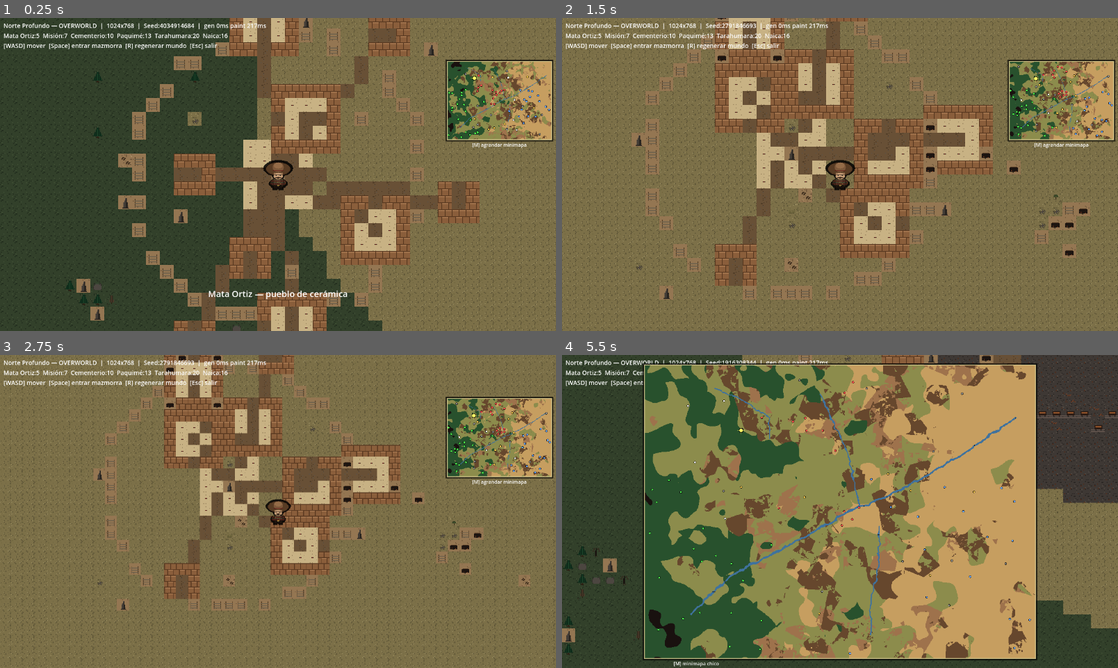
Above: before the commit, frames 1-4 (two rows, left to right).
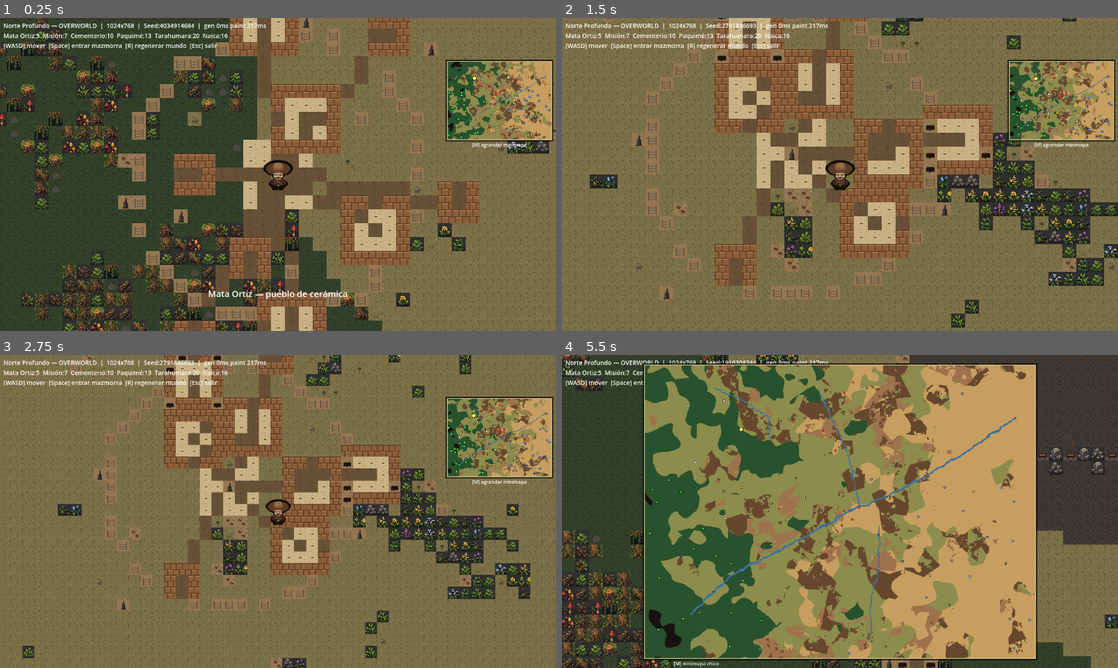
Above: after the commit, the same moments.

Repository: LF-Dguez/ludic2026polloRapi
Game: Godot game, scene res://scenes/Main.tscn
The game is run twice, just before and just after one commit, with the same random seed, the same clock (stepped at 60 frames per second) and the same inputs.
Inputs (mouse positions are in pixels of both pictures, inside the frame that each line leads up to):
- Up to frame 1 (0.25 s): no input
- Up to frame 2 (1.5 s): tap Enter at 0.5 s; move the mouse to (962, 158) at 0.52 s; hold D 0.53-1.28 s; tap R at 0.6 s; tap Space at 0.77 s; move the mouse to (728, 190) at 1.27 s; hold S from 1.28 s (still down); tap Backspace at 1.35 s
- Up to frame 3 (2.75 s): tap Space at 1.52, 2 s; move the mouse to (333, 442) at 2.02 s; release S at 2.03 s; hold D from 2.03 s (still down); tap Q at 2.1 s
- Up to frame 4 (5.5 s): tap Enter at 2.75 s; move the mouse to (812, 574) at 2.77 s; release D at 2.78 s; hold W 2.78-3.53 s; tap E at 2.85 s; tap Space at 3.02, 3.77, 4.52 s; move the mouse to (1006, 558) at 3.52 s; hold A 3.53-5.03 s; tap M at 3.6 s; move the mouse to (673, 464) at 4.27 s; tap R at 4.35 s; move the mouse to (867, 511) at 5.02 s; hold S from 5.03 s (still down); tap Backspace at 5.1 s

The runs differ from the first frame. In frame 1, 8.3% of the frame differs, in the area x 0-100%, y 0-100%; in frame 2, 7.2%; in frame 3, 6.7%; in frame 4, 8.8%.

Commit message:
Add: afuera.png vegetation atlas as 3rd overworld source
- Atlas afuera.png (1358x1158) procesado a 11x10 grid de 16x16 tiles → afuera_clean.png.
- Main.gd: agregado SRC_AFUERA=2 al overworld TileSet (3 sources ahora).
- Overworld.gd: BIOME_DECORS reemplaza pinos hand-drawn por bases de árboles
  reales del nuevo atlas. SIERRA con bosque denso (árboles, arbustos, hongos,
  tocones). LLANOS con flores variadas (azul/morada/blanca/amarilla) + arbustos.
  DESIERTO con matorrales secos. BARRANCA/MINERO con rocas grandes.
- DECOR_PROBS subido: SIERRA 0.28→0.45, LLANOS 0.20→0.35, MESA 0.12→0.18.
- Player.gd: árboles (row 5 cols 0-5) y rocas grandes (row 8 cols 3-6) marcados
  como impasables en src 2. Arbustos/flores/hongos/tocones siguen passable.
- tools/process_afuera.py: con near-black→transparent threshold para separar
  decoración del fondo negro del atlas original.

Co-Authored-By: Claude Opus 4.7 (1M context) <noreply@anthropic.com>

Diff:
--- a/scripts/Main.gd
+++ b/scripts/Main.gd
@@ -25,6 +25,8 @@
 const ATLAS_OVERWORLD_ROWS := 6
 const ATLAS_DESERT_COLS := 8
 const ATLAS_DESERT_ROWS := 8
+const ATLAS_AFUERA_COLS := 11
+const ATLAS_AFUERA_ROWS := 10
 const ATLAS_PAQUIME_COLS := 4
 const ATLAS_PAQUIME_ROWS := 4
 const ATLAS_CAVE_COLS := 8
@@ -174,6 +176,15 @@
 		for y in range(ATLAS_DESERT_ROWS):
 			src1.create_tile(Vector2i(x, y))
 	ts.add_source(src1, 1)
+
+	# Source 2: afuera_clean.png (vegetación: árboles, arbustos, flores, rocas, hongos)
+	var src2 := TileSetAtlasSource.new()
+	src2.texture = _load_texture("res://art/tiles/afuera_clean.png")
+	src2.texture_region_size = Vector2i(TILE_SOURCE, TILE_SOURCE)
+	for x in range(ATLAS_AFUERA_COLS):
+		for y in range(ATLAS_AFUERA_ROWS):
+			src2.create_tile(Vector2i(x, y))
+	ts.add_source(src2, 2)
 
 	return ts
 
--- a/scripts/Overworld.gd
+++ b/scripts/Overworld.gd
@@ -7,6 +7,7 @@
 # Source IDs (orden de adds al TileSet)
 const SRC_OVERWORLD := 0
 const SRC_DESERT := 1
+const SRC_AFUERA := 2  # Atlas vegetación (afuera_clean.png 11x10)
 
 enum Biome {
 	DESIERTO, LLANOS, SIERRA, BARRANCA, MINERO, RIO, MESA, PICO,
@@ -29,56 +30,112 @@
 	Biome.PICO:     {"src": SRC_OVERWORLD, "atlas": Vector2i(0, 5)},
 }
 
-# Decoraciones por bioma
+# Decoraciones por bioma — ahora con vegetación del atlas "afuera" (SRC_AFUERA)
+# afuera_clean.png layout (11 cols x 10 rows):
+#   row 5 cols 0-5: BASES DE ÁRBOL grandes (IMPASABLES — ver Player.gd)
+#   row 5 cols 6-10: troncos caídos / ramas
+#   row 6 cols 0-7: arbustos verdes
+#   row 6 cols 7-10: arbustos secos
+#   row 7 cols 0-2: hongos rojos
+#   row 7 cols 4-10: flores (rojas, azules, moradas, blancas, amarillas)
+#   row 8 cols 0-2: matorrales secos
+#   row 8 cols 3-6: rocas grandes (IMPASABLES)
+#   row 8 cols 7-9: tocones
+#   row 9 cols 0-10: hojas, ramas pequeñas
 const BIOME_DECORS := {
 	Biome.DESIERTO: [
-		# Variantes del nuevo atlas dorado (rows 0-3 = stone fill)
+		# Variantes del atlas dorado
 		{"src": SRC_DESERT, "atlas": Vector2i(1, 0)},
 		{"src": SRC_DESERT, "atlas": Vector2i(2, 0)},
 		{"src": SRC_DESERT, "atlas": Vector2i(3, 0)},
 		{"src": SRC_DESERT, "atlas": Vector2i(0, 1)},
 		{"src": SRC_DESERT, "atlas": Vector2i(1, 1)},
 		{"src": SRC_DESERT, "atlas": Vector2i(2, 1)},
-		{"src": SRC_DESERT, "atlas": Vector2i(0, 2)},
-		{"src": SRC_DESERT, "atlas": Vector2i(1, 2)},
-		# + decoraciones atmosféricas del atlas viejo
+		# Decor atmosféricos del atlas viejo
 		{"src": SRC_OVERWORLD, "atlas": Vector2i(2, 0)},  # sotol
 		{"src": SRC_OVERWORLD, "atlas": Vector2i(3, 0)},  # lechuguilla
-		{"src": SRC_OVERWORLD, "atlas": Vector2i(4, 0)},  # calavera
+		{"src": SRC_OVERWORLD, "atlas": Vector2i(4, 0)},  # calavera vaca
 		{"src": SRC_OVERWORLD, "atlas": Vector2i(6, 0)},  # cactus muerto
 		{"src": SRC_OVERWORLD, "atlas": Vector2i(7, 0)},  # huesos
 		{"src": SRC_OVERWORLD, "atlas": Vector2i(1, 5)},  # cardón
-		{"src": SRC_OVERWORLD, "atlas": Vector2i(2, 5)},  # rancho quemado
-		{"src": SRC_OVERWORLD, "atlas": Vector2i(7, 5)},  # monolito
+		# Vegetación seca/dura del atlas afuera (matorrales y ramas secas)
+		{"src": SRC_AFUERA, "atlas": Vector2i(0, 8)},  # matorral seco
+		{"src": SRC_AFUERA, "atlas": Vector2i(1, 8)},  # matorral seco 2
+		{"src": SRC_AFUERA, "atlas": Vector2i(2, 8)},  # matorral seco 3
+		{"src": SRC_AFUERA, "atlas": Vector2i(7, 6)},  # arbusto seco
+		{"src": SRC_AFUERA, "atlas": Vector2i(8, 6)},  # arbusto seco 2
+		{"src": SRC_AFUERA, "atlas": Vector2i(3, 8)},  # roca pequeña
+		{"src": SRC_AFUERA, "atlas": Vector2i(4, 8)},  # roca pequeña 2
 	],
 	Biome.LLANOS: [
 		{"src": SRC_OVERWORLD, "atlas": Vector2i(1, 1)},  # mezquite
 		{"src": SRC_OVERWORLD, "atlas": Vector2i(2, 1)},  # pasto alto
 		{"src": SRC_OVERWORLD, "atlas": Vector2i(3, 5)},  # alambrada
 		{"src": SRC_OVERWORLD, "atlas": Vector2i(4, 5)},  # fogata
-		{"src": SRC_OVERWORLD, "atlas": Vector2i(2, 5)},  # rancho quemado
 		{"src": SRC_OVERWORLD, "atlas": Vector2i(6, 5)},  # huellas
+		# Vegetación llanos del atlas afuera
+		{"src": SRC_AFUERA, "atlas": Vector2i(0, 6)},  # arbusto verde
+		{"src": SRC_AFUERA, "atlas": Vector2i(1, 6)},  # arbusto verde 2
+		{"src": SRC_AFUERA, "atlas": Vector2i(2, 6)},  # arbusto verde 3
+		{"src": SRC_AFUERA, "atlas": Vector2i(3, 6)},  # arbusto verde 4
+		{"src": SRC_AFUERA, "atlas": Vector2i(4, 6)},  # arbusto verde 5
+		{"src": SRC_AFUERA, "atlas": Vector2i(5, 6)},  # arbusto verde 6
+		# Flores variadas
+		{"src": SRC_AFUERA, "atlas": Vector2i(4, 7)},  # flores azules
+		{"src": SRC_AFUERA, "atlas": Vector2i(5, 7)},  # flores moradas
+		{"src": SRC_AFUERA, "atlas": Vector2i(6, 7)},  # flores rosas
+		{"src": SRC_AFUERA, "atlas": Vector2i(7, 7)},  # flores blancas
+		{"src": SRC_AFUERA, "atlas": Vector2i(8, 7)},  # flores azules 2
+		{"src": SRC_AFUERA, "atlas": Vector2i(9, 7)},  # flores amarillas
+		{"src": SRC_AFUERA, "atlas": Vector2i(10, 7)}, # flores amarillas 2
+		{"src": SRC_AFUERA, "atlas": Vector2i(3, 8)},  # roca pequeña
 	],
 	Biome.SIERRA: [
-		{"src": SRC_OVERWORLD, "atlas": Vector2i(4, 1)},  # pino
-		{"src": SRC_OVERWORLD, "atlas": Vector2i(5, 1)},  # pino seco
-		{"src": SRC_OVERWORLD, "atlas": Vector2i(6, 1)},  # roca
-		{"src": SRC_OVERWORLD, "atlas": Vector2i(7, 1)},  # árbol muerto
-		{"src": SRC_OVERWORLD, "atlas": Vector2i(7, 5)},  # monolito
+		{"src": SRC_OVERWORLD, "atlas": Vector2i(6, 1)},  # roca sierra (impasable, mantiene)
+		# ÁRBOLES REALES (impasables) — reemplazan los pinos verde-triángulo que yo dibujé
+		{"src": SRC_AFUERA, "atlas": Vector2i(0, 5)},  # árbol grande 1
+		{"src": SRC_AFUERA, "atlas": Vector2i(1, 5)},  # árbol grande 2
+		{"src": SRC_AFUERA, "atlas": Vector2i(2, 5)},  # árbol grande 3
+		{"src": SRC_AFUERA, "atlas": Vector2i(3, 5)},  # árbol grande 4
+		{"src": SRC_AFUERA, "atlas": Vector2i(4, 5)},  # árbol grande 5
+		{"src": SRC_AFUERA, "atlas": Vector2i(5, 5)},  # árbol grande 6
+		# Tronco caído y ramas (passable)
+		{"src": SRC_AFUERA, "atlas": Vector2i(7, 5)},  # tronco caído
+		{"src": SRC_AFUERA, "atlas": Vector2i(8, 5)},  # rama
+		# Arbustos verdes (passable)
+		{"src": SRC_AFUERA, "atlas": Vector2i(0, 6)},
+		{"src": SRC_AFUERA, "atlas": Vector2i(1, 6)},
+		{"src": SRC_AFUERA, "atlas": Vector2i(4, 6)},
+		# Hongos rojos (zonas húmedas sierra)
+		{"src": SRC_AFUERA, "atlas": Vector2i(0, 7)},  # hongo rojo
+		{"src": SRC_AFUERA, "atlas": Vector2i(1, 7)},  # hongo
+		{"src": SRC_AFUERA, "atlas": Vector2i(2, 7)},  # hongos
+		# Tocones
+		{"src": SRC_AFUERA, "atlas": Vector2i(7, 8)},  # tocón
+		{"src": SRC_AFUERA, "atlas": Vector2i(8, 8)},  # tocón 2
 	],
 	Biome.BARRANCA: [
 		{"src": SRC_OVERWORLD, "atlas": Vector2i(1, 2)},
 		{"src": SRC_OVERWORLD, "atlas": Vector2i(2, 2)},
+		# Rocas grandes del atlas afuera (impasables — perfecto para barrancas)
+		{"src": SRC_AFUERA, "atlas": Vector2i(3, 8)},
+		{"src": SRC_AFUERA, "atlas": Vector2i(4, 8)},
+		{"src": SRC_AFUERA, "atlas": Vector2i(5, 8)},
+		{"src": SRC_AFUERA, "atlas": Vector2i(6, 8)},
 	],
 	Biome.MINERO: [
 		{"src": SRC_OVERWORLD, "atlas": Vector2i(4, 2)},
 		{"src": SRC_OVERWORLD, "atlas": Vector2i(5, 2)},
+		# Rocas mineras
+		{"src": SRC_AFUERA, "atlas": Vector2i(3, 8)},
+		{"src": SRC_AFUERA, "atlas": Vector2i(5, 8)},
 	],
 	Biome.RIO: [
 		{"src": SRC_OVERWORLD, "atlas": Vector2i(7, 2)},
 	],
 	Biome.MESA: [
 		{"src": SRC_OVERWORLD, "atlas": Vector2i(5, 0)},
+		{"src": SRC_AFUERA, "atlas": Vector2i(5, 8)},  # roca grande
 	],
 	Biome.PICO: [
 		{"src": SRC_OVERWORLD, "atlas": Vector2i(0, 5)},
@@ -86,13 +143,13 @@
 }
 
 const DECOR_PROBS := {
-	Biome.DESIERTO: 0.40,  # MUY VARIADO — el atlas dorado tiene muchas variantes
-	Biome.LLANOS:   0.20,
-	Biome.SIERRA:   0.28,
-	Biome.BARRANCA: 0.18,
+	Biome.DESIERTO: 0.40,
+	Biome.LLANOS:   0.35,  # subido — más flores y arbustos
+	Biome.SIERRA:   0.45,  # subido — bosque denso con árboles
+	Biome.BARRANCA: 0.25,
 	Biome.MINERO:   0.30,
 	Biome.RIO:      0.08,
-	Biome.MESA:     0.12,
+	Biome.MESA:     0.18,
 	Biome.PICO:     0.05,
 }
 
--- a/scripts/Player.gd
+++ b/scripts/Player.gd
@@ -145,19 +145,27 @@
 
 
 func _is_impassable_overworld_explicit(src_id: int, atlas: Vector2i) -> bool:
-	# Source 0 (overworld atlas)
+	# Source 0 (overworld hand-drawn)
 	if src_id == 0:
-		# Barranca borde (0,2), abismo (1,2), río (6,2), pico (0,5)
-		if atlas.x == 0 and atlas.y == 2: return true
-		if atlas.x == 1 and atlas.y == 2: return true
-		if atlas.x == 6 and atlas.y == 2: return true
-		if atlas.x == 0 and atlas.y == 5: return true
-		# Stamps: adobe wall (0,4), cave rock (3,4), wood frame (5,4), roca sierra (6,1)
+		if atlas.x == 0 and atlas.y == 2: return true  # barranca borde
+		if atlas.x == 1 and atlas.y == 2: return true  # barranca abismo
+		if atlas.x == 6 and atlas.y == 2: return true  # río
+		if atlas.x == 0 and atlas.y == 5: return true  # pico
 		if atlas.x == 0 and atlas.y == 4: return true  # ADOBE_WALL
 		if atlas.x == 3 and atlas.y == 4: return true  # CAVE_ROCK
 		if atlas.x == 5 and atlas.y == 4: return true  # WOOD_FRAME
 		if atlas.x == 6 and atlas.y == 1: return true  # SIERRA_ROCA
-	# Source 1 (desert atlas) — todos pasables por default
+		return false
+	# Source 1 (desert atlas) — todos pasables
+	if src_id == 1:
+		return false
+	# Source 2 (afuera — vegetación). Impasables: bases de árboles + rocas grandes.
+	if src_id == 2:
+		# Bases de árboles: row 5, cols 0-5 (6 tiles, troncos visualmente grandes)
+		if atlas.y == 5 and atlas.x <= 5: return true
+		# Rocas grandes: row 8, cols 3-6
+		if atlas.y == 8 and atlas.x >= 3 and atlas.x <= 6: return true
+		return false  # arbustos, flores, hongos, tocones, hojas — passable
 	return false
 
 
Binary file added: afuera.png
Binary file added: art/tiles/afuera_clean.png
Binary file added: art/tiles/afuera_clean_preview.png
Binary file added: art/tiles/afuera_source.png
Not shown, added: tools/process_afuera.py
